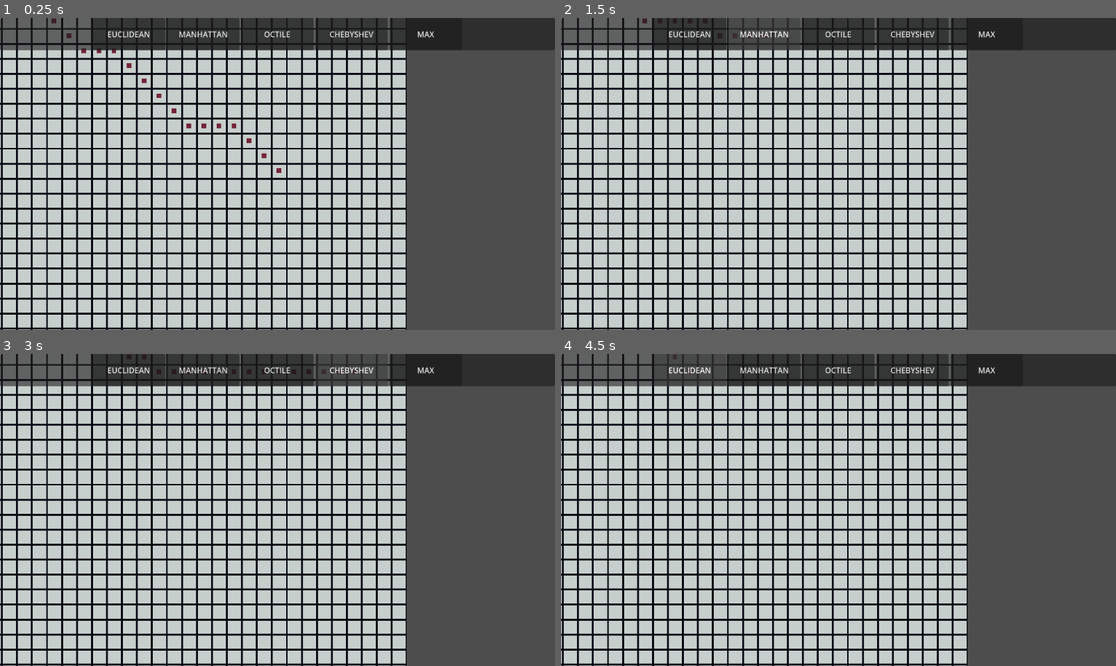
Above: before the commit, frames 1-4 (two rows, left to right).
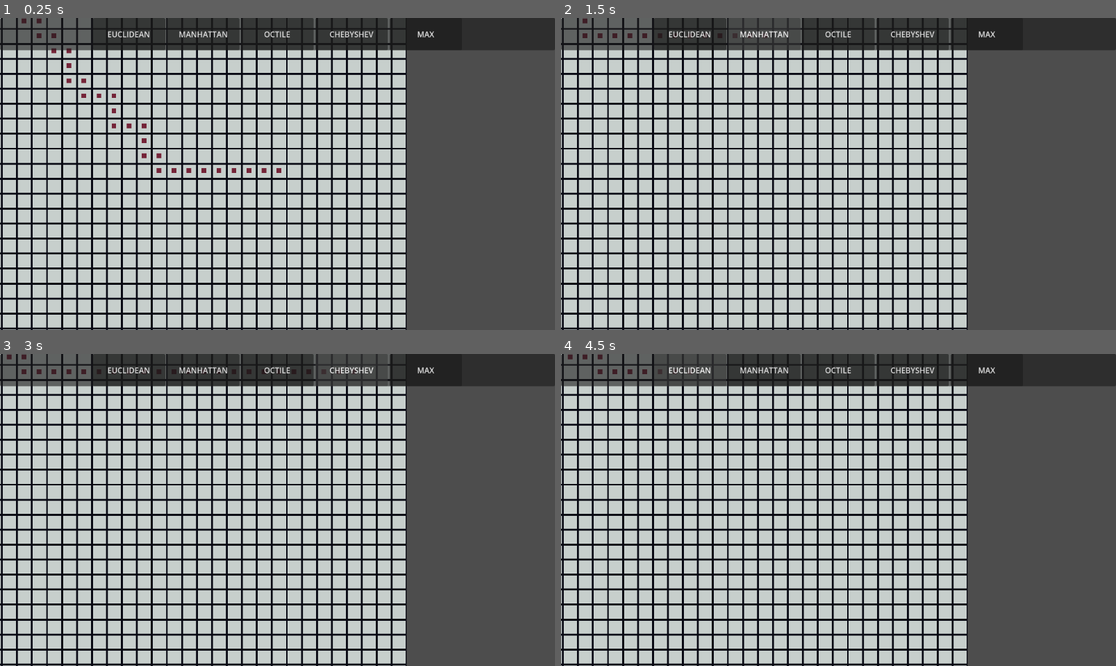
Above: after the commit, the same moments.

Repository: anonomity/AStarPlayground
Game: Godot game, scene res://root.tscn
The game is run twice, just before and just after one commit, with the same random seed, the same clock (stepped at 60 frames per second) and the same inputs.
Inputs:
- Up to frame 1 (0.25 s): no input
- Up to frame 2 (1.5 s): click "EUCLIDEAN" at 0.5 s; click "MANHATTAN" at 1.25 s
- Up to frame 3 (3 s): click "OCTILE" at 2 s; click "CHEBYSHEV" at 2.75 s
- Up to frame 4 (4.5 s): click "MAX" at 3.5 s; click "EUCLIDEAN" at 4.25 s

The runs differ from the first frame. In frame 1, 0.6% of the frame differs, in the area x 3-49%, y 0-50%; in frame 2, 0.2%; in frame 3, 0.1%; in frame 4, 0.1%.

Commit message:
so a star avoids diagonal obstacles

Diff:
--- a/Astar.gd
+++ b/Astar.gd
@@ -29,6 +29,7 @@
 var obstacle_arr = []
 
 func _ready() -> void:
+
 	euclidean_button.pressed.connect(change_heuristic.bind(0))
 	manhattan_button.pressed.connect(change_heuristic.bind(1))
 	octile_button.pressed.connect(change_heuristic.bind(2))
@@ -36,6 +37,7 @@
 	max_button.pressed.connect(change_heuristic.bind(4))
 
 	ashartgrid  = AStarGrid2D.new()
+	ashartgrid.diagonal_mode = AStarGrid2D.DIAGONAL_MODE_NEVER
 
 	var grid_width = 32
 	var grid_height = 32
